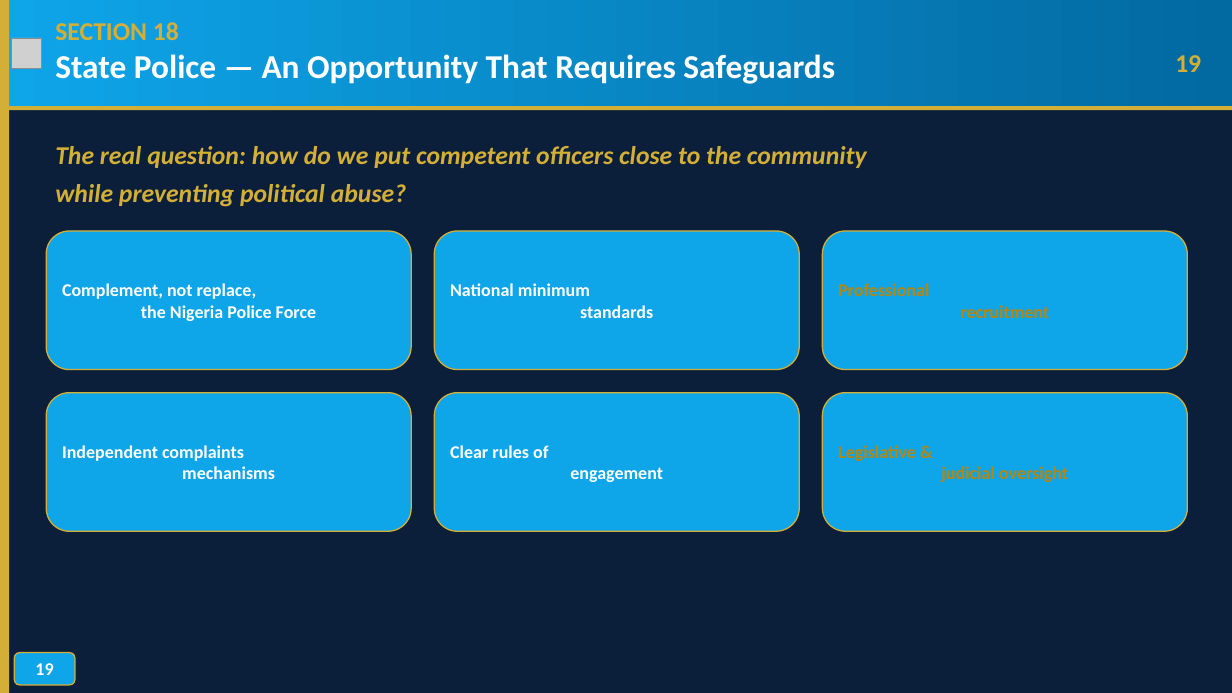
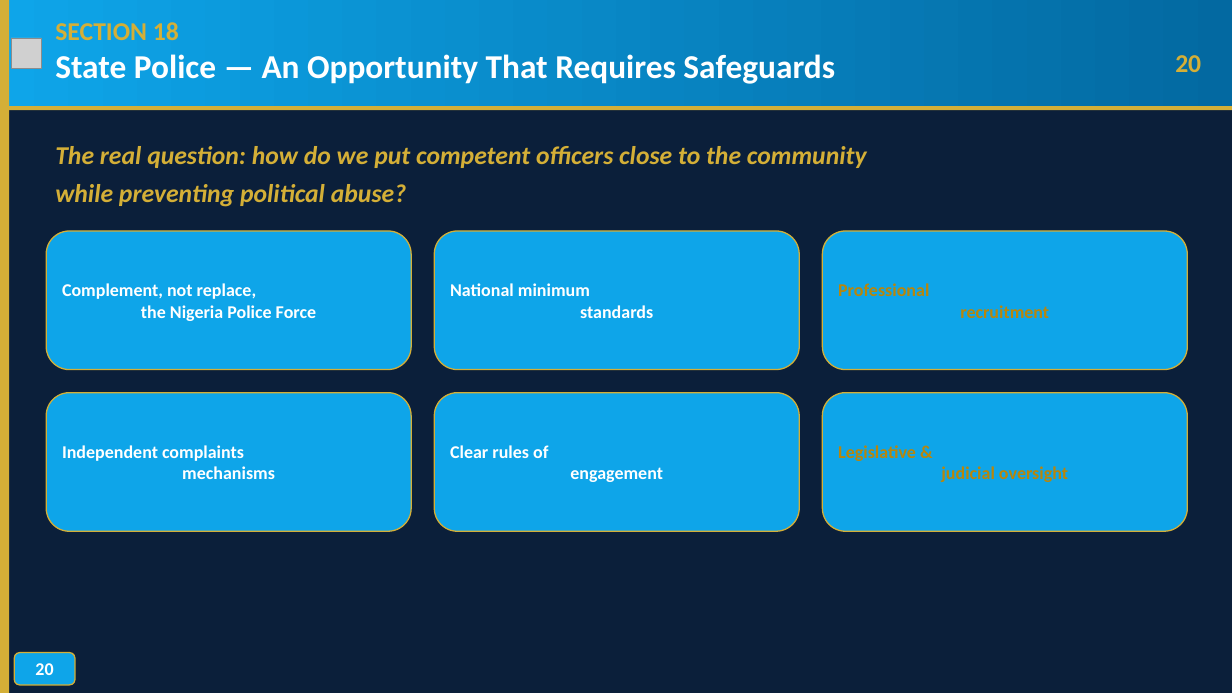
Before and after one commit to TOMDEGGS/BETONIQ-WEST-, a slide deck: slide 20 of avm_morgan_docs/AVM_MORGAN_SECURITY_KEYNOTE_ADDRESS_V4_MOD_AUG31.pptx (slide 19 before the commit). Drawn at 1232x693 pixels with LibreOffice and Linux fonts; fonts in the diff are those of the drawing; grey boxes stand for pictures; background and template pictures are left out. Boxes give left, top, right and bottom in pixels: in the first picture for what was removed or moved away, otherwise in the second. Text is boxed around its words. In the diff, an @@ line names an element or a change of style, - is before the commit and + after.

```diff
--- a/avm_morgan_docs/AVM_MORGAN_SECURITY_KEYNOTE_ADDRESS_V4_MOD_AUG31.pptx
+++ b/avm_morgan_docs/AVM_MORGAN_SECURITY_KEYNOTE_ADDRESS_V4_MOD_AUG31.pptx
@@ text at (1175, 55, 1201, 72): text changed @@
-19
+20
@@ text in rounded rectangle at (35, 663, 53, 675): text changed @@
-19
+20
```
Also in this commit, not shown: 26 other slides changed, 1 slide added.
